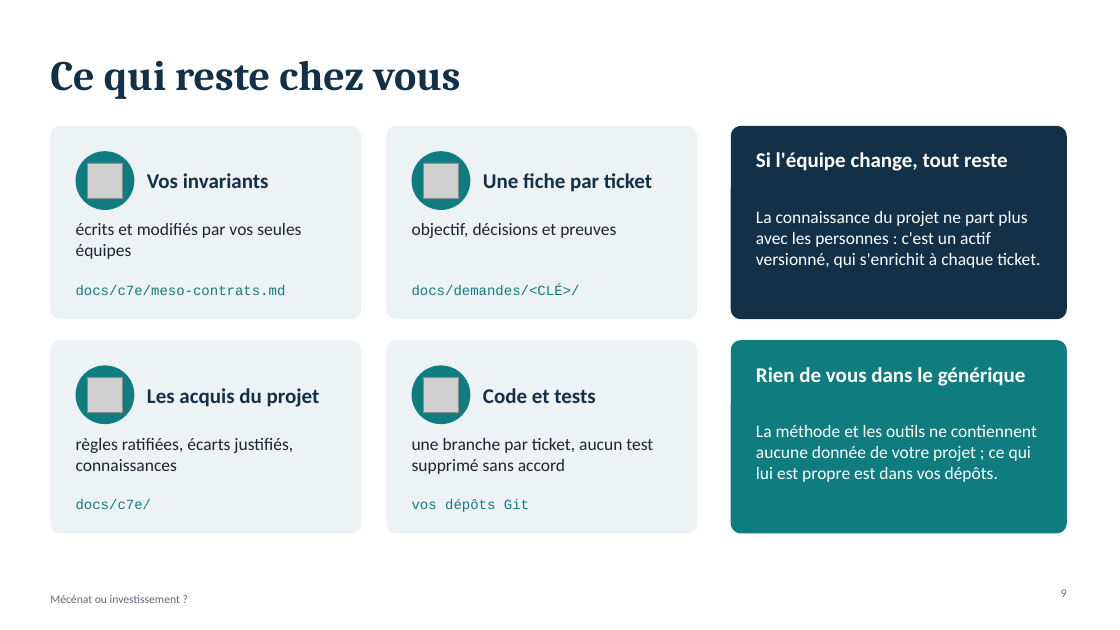
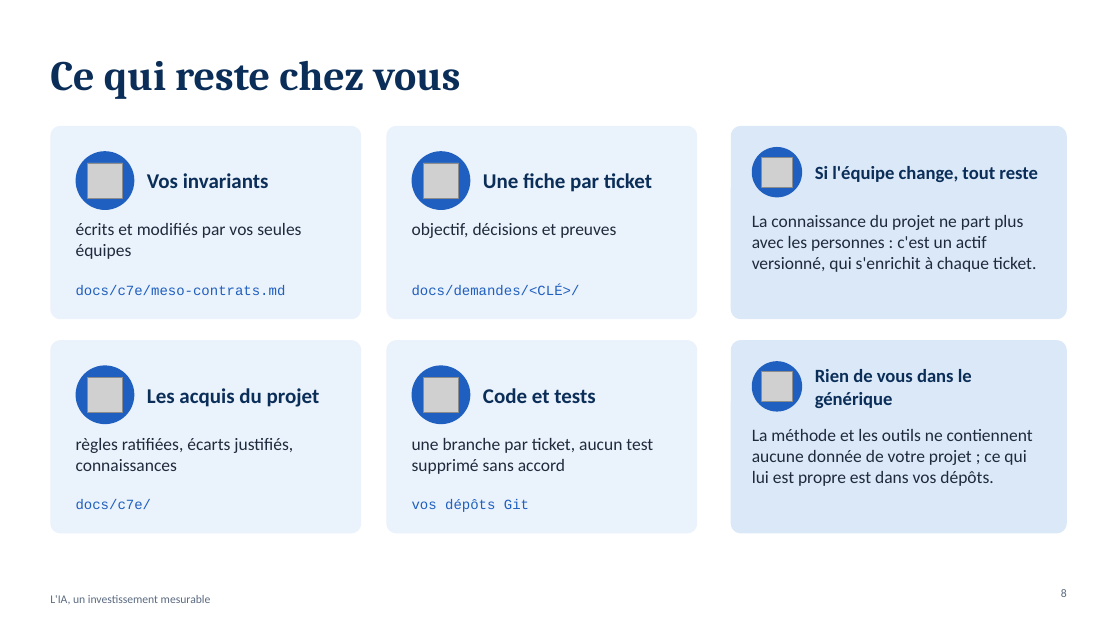
Before and after one commit to FredGarcia/Agent2Prompt, a slide deck: slide 8 of docs/presentation-valeur-ia/presentation-valeur-ia.pptx (slide 9 before the commit). Drawn at 1120x630 pixels with LibreOffice and Linux fonts; fonts in the diff are those of the drawing; grey boxes stand for pictures. Boxes give left, top, right and bottom in pixels: in the first picture for what was removed or moved away, otherwise in the second. Text is boxed around its words. In the diff, an @@ line names an element or a change of style, - is before the commit and + after.

```diff
--- a/docs/presentation-valeur-ia/presentation-valeur-ia.pptx
+++ b/docs/presentation-valeur-ia/presentation-valeur-ia.pptx
@@ rounded rectangle at <box>731,126,1067,319</box>: fill #123047 to #4A90D9 at 20% opacity @@
@@ ellipse added at <box>752,147,802,197</box>, fill #1F5FBF @@
@@ text "Si l'équipe change, tout reste": place and size @@
-text "Si l'équipe change, tout reste" at <box>756,152,1008,171</box>
+text "Si l'équipe change, tout reste" at <box>815,166,1038,182</box>
@@ text "Si l'équipe change, tout reste" at <box>815,166,1038,182</box>: size 18 to 16 pt, text colour #FFFFFF to #0B2E59; vertical alignment top to middle @@
@@ picture added at <box>762,157,792,187</box> @@
@@ text "La connaissance du projet ne ..." at <box>752,215,1036,272</box>: text colour #FFFFFF to #1F2A3C @@
@@ fill #EDF2F5 to #EAF2FB in 4 elements at <box>50,126,361,319</box>, <box>386,126,697,319</box>, <box>50,340,361,534</box>, <box>386,340,697,534</box> @@
@@ rounded rectangle at <box>731,340,1067,534</box>: fill #0F7C80 to #4A90D9 at 20% opacity @@
@@ fill #0F7C80 to #1F5FBF in 4 elements at <box>76,151,134,210</box>, <box>412,151,471,210</box>, <box>76,365,134,424</box>, <box>412,365,471,424</box> @@
@@ text colour #123047 to #0B2E59 in 5 elements at <box>50,60,460,99</box>, <box>147,173,269,188</box>, <box>483,173,652,192</box>, <box>147,388,320,407</box>, <box>483,388,595,403</box> @@
@@ ellipse added at <box>752,361,802,412</box>, fill #1F5FBF @@
@@ picture added at <box>762,371,792,402</box> @@
@@ text "Rien de vous dans le ..." at <box>815,369,972,408</box>: size 18 to 16 pt, text colour #FFFFFF to #0B2E59; vertical alignment top to middle @@
@@ text "Rien de vous dans le ...": place and size @@
-text "Rien de vous dans le ..." at <box>756,367,1026,386</box>
+text "Rien de vous dans le ..." at <box>815,369,972,408</box>
@@ text "La méthode et les outils ..." at <box>752,429,1033,486</box>: text colour #FFFFFF to #1F2A3C @@
@@ text colour #0F7C80 to #1F5FBF in 4 elements at <box>76,285,286,295</box>, <box>412,285,580,295</box>, <box>76,499,152,509</box>, <box>412,499,529,512</box> @@
@@ text at <box>50,595,211,604</box>: text changed; text colour #5F6B79 to #5B6B80 @@
-Mécénat ou investissement ?
+L'IA, un investissement mesurable
@@ page number at <box>1061,589,1067,597</box>: text changed; text colour #5F6B79 to #5B6B80 @@
-9
+8
```
Also in this commit, not shown: 15 other slides changed, 1 slide removed, 3 other files.
